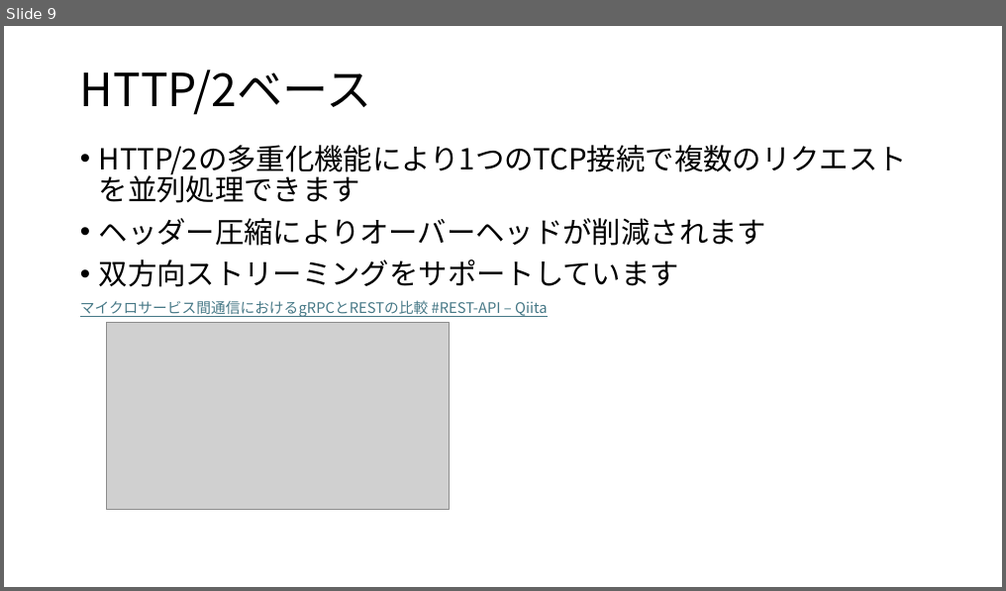
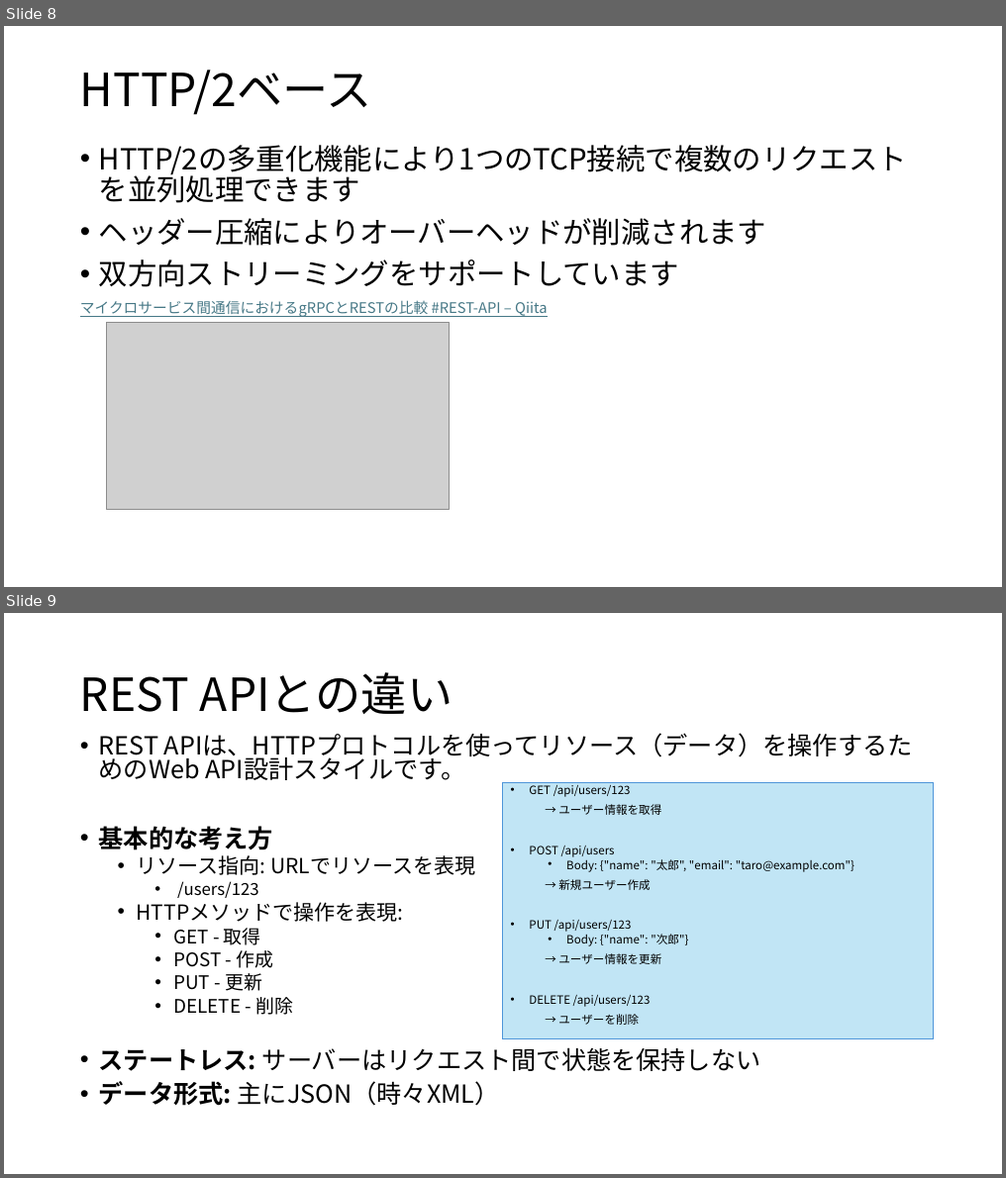
Before and after one commit to koga-miko/misc, a slide deck: raspberry-pi-report/gRPCについて.pptx. Shown one above the other, each under a label of ours: slide 9 before the commit, slides 8 and 9 after it. The pictures are 1006x591 and 1006x1178 pixels, drawn with LibreOffice and Linux fonts; fonts in the diff are those of the drawing; grey boxes stand for pictures. Boxes give left, top, right and bottom in pixels: in the first picture for what was removed or moved away, otherwise in the second. Text is boxed around its words. In the diff, an @@ line names an element or a change of style, - is before the commit and + after.

```diff
--- a/raspberry-pi-report/gRPCについて.pptx
+++ b/raspberry-pi-report/gRPCについて.pptx
@@ slide 9 added at box(4, 613, 1002, 1174), background #FFFFFF @@
@@ title added at box(80, 672, 452, 714), 44 pt, text #000000 @@
+REST APIとの違い
@@ text added at box(99, 733, 913, 1106), 24 pt, text #000000 @@
+• REST APIは、HTTPプロトコルを使ってリソース（データ）を操作するためのWeb API設計スタイルです。
+• 基本的な考え方
+  • リソース指向: URLでリソースを表現
+    • /users/123
+  • HTTPメソッドで操作を表現:
+    • GET - 取得
+    • POST - 作成
+    • PUT - 更新
+    • DELETE - 削除
+• ステートレス: サーバーはリクエスト間で状態を保持しない
+• データ形式: 主にJSON（時々XML）
@@ rectangle added at box(503, 783, 934, 1039), fill #C1E5F5, outline #4E95D9 0.75 pt, 11 pt, text #000000 @@
+• GET /api/users/123
+→ ユーザー情報を取得
+• POST /api/users
+  • Body: {"name": "太郎", "email": "taro@example.com"}
+→ 新規ユーザー作成
+• PUT /api/users/123
+  • Body: {"name": "次郎"}
+→ ユーザー情報を更新
+• DELETE /api/users/123
+→ ユーザーを削除
@@ what was slide 9 is now slide 8 @@
```
Also in this commit, not shown: 1 slide changed, 1 slide removed, 1 other file.
